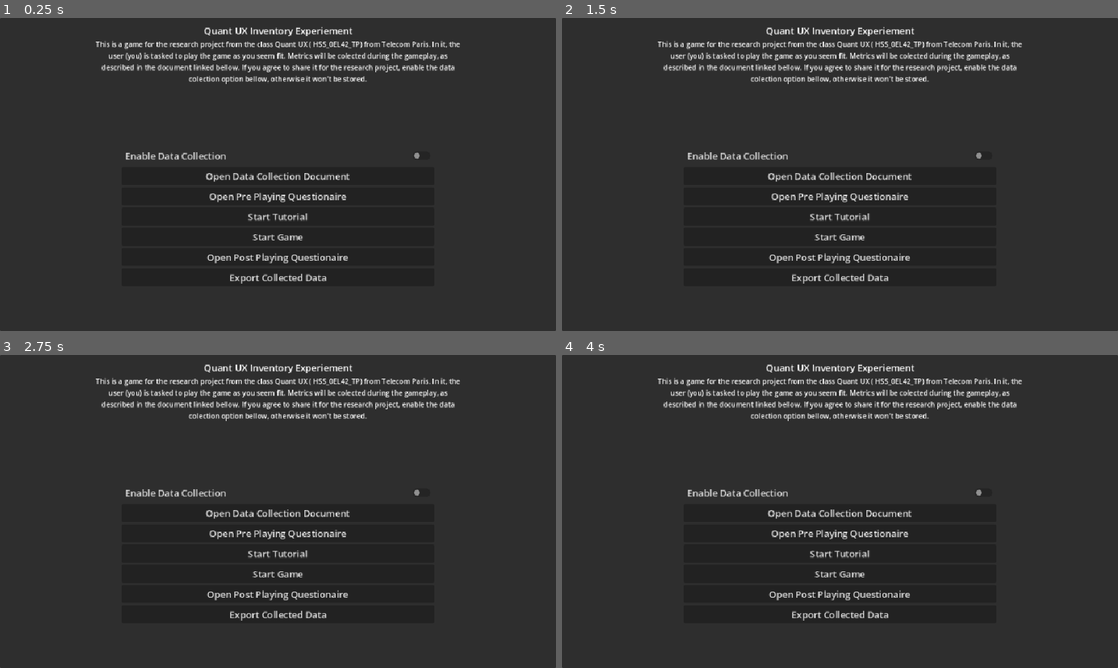
Above: before the commit, frames 1-4 (two rows, left to right).
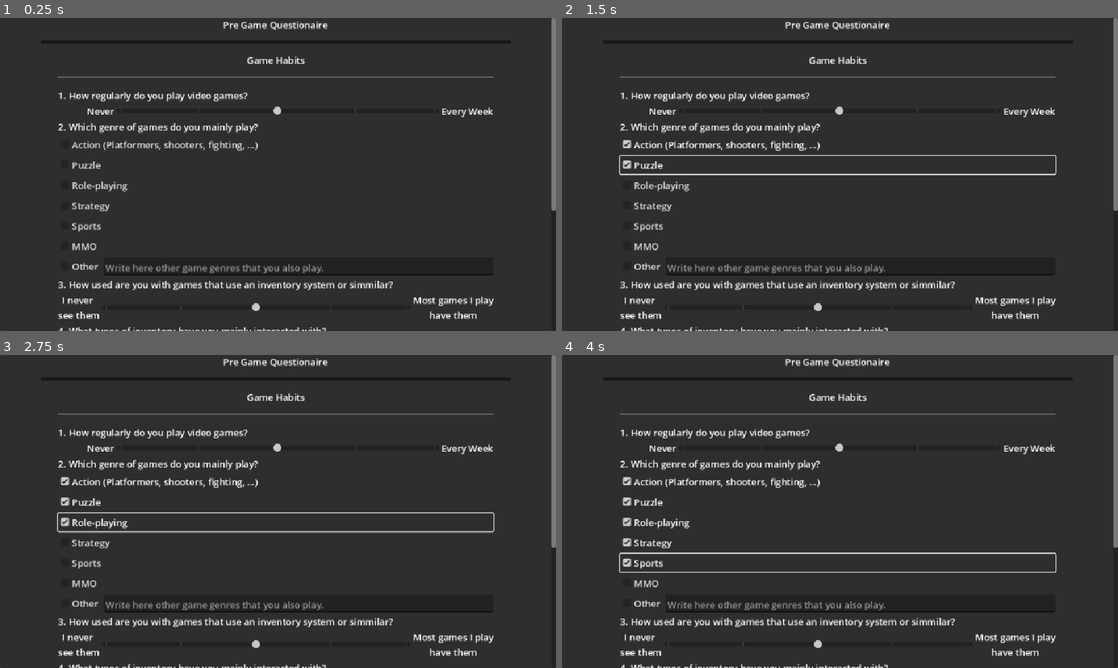
Above: after the commit, the same moments.

Repository: loco-choco/quantux-ui-experiment
Game: Godot game, scene res://scenes/mainmenu/pre_game_questionaire.tscn
Two runs of this game, one before a commit and one after it. Both use one fixed random seed, a clock stepped at 60 frames per second and the inputs below. Before the commit the project starts from res://scenes/main.tscn. The engine's default icon, where the game draws it, is replaced by a stand-in: a white triangle on a blue panel in a dark square.
Inputs (mouse positions are in pixels of both pictures, inside the frame that each line leads up to):
- Up to frame 1 (0.25 s): no input
- Up to frame 2 (1.5 s): click (840, 143) at 0.5 s, where only the run after the commit has a clickable "Action (Platformers, shooters…"; click (840, 165) at 1.25 s, where only the run after the commit has a clickable "Puzzle"
- Up to frame 3 (2.75 s): click (278, 520) at 2 s, where only the run after the commit has a clickable "Role-playing"
- Up to frame 4 (4 s): click (840, 542) at 2.75 s, where only the run after the commit has a clickable "Strategy"; click (840, 561) at 3.5 s, where only the run after the commit has a clickable "Sports"

The runs differ from the first frame. In frame 1, 10% of the frame differs, in the area x 10-100%, y 0-100%; in frame 2, 11%; in frame 3, 11%; in frame 4, 11%.

Commit message:
adding stuff to the pre-game questionaire

Diff:
--- a/project.godot
+++ b/project.godot
@@ -11,7 +11,7 @@
 [application]
 
 config/name="ui-experiment"
-run/main_scene="uid://dg2eoqojt8v1"
+run/main_scene="uid://d0x0cwmmnybk3"
 config/features=PackedStringArray("4.5", "Forward Plus")
 config/icon="res://assets/icon.svg"
 
--- a/scenes/mainmenu/pre_game_questionaire.tscn
+++ b/scenes/mainmenu/pre_game_questionaire.tscn
@@ -1,4 +1,25 @@
-[gd_scene format=3 uid="uid://d0x0cwmmnybk3"]
+[gd_scene load_steps=7 format=3 uid="uid://d0x0cwmmnybk3"]
+
+[sub_resource type="LabelSettings" id="LabelSettings_uxwsg"]
+font_size = 12
+
+[sub_resource type="StyleBoxLine" id="StyleBoxLine_uxwsg"]
+color = Color(0.099985994, 0.099985994, 0.099985994, 1)
+grow_begin = 30.0
+grow_end = 30.0
+thickness = 5
+
+[sub_resource type="StyleBoxLine" id="StyleBoxLine_affyc"]
+color = Color(0.3741394, 0.37413922, 0.37413922, 1)
+grow_begin = 0.0
+grow_end = 0.0
+thickness = 3
+
+[sub_resource type="StyleBoxEmpty" id="StyleBoxEmpty_affyc"]
+
+[sub_resource type="StyleBoxEmpty" id="StyleBoxEmpty_uxwsg"]
+
+[sub_resource type="StyleBoxEmpty" id="StyleBoxEmpty_n1i5c"]
 
 [node name="PreGameQuestionaire" type="PanelContainer"]
 anchors_preset = 15
@@ -7,54 +28,200 @@
 grow_horizontal = 2
 grow_vertical = 2
 
-[node name="MarginContainer" type="MarginContainer" parent="."]
-layout_mode = 2
-theme_override_constants/margin_left = 10
-theme_override_constants/margin_top = 10
-theme_override_constants/margin_right = 10
-theme_override_constants/margin_bottom = 10
-
-[node name="CenterContainer" type="CenterContainer" parent="MarginContainer"]
-layout_mode = 2
-
-[node name="ScrollContainer" type="ScrollContainer" parent="MarginContainer/CenterContainer"]
-layout_mode = 2
-
-[node name="VBoxContainer" type="VBoxContainer" parent="MarginContainer/CenterContainer/ScrollContainer"]
-layout_mode = 2
-
-[node name="MarginContainer" type="MarginContainer" parent="MarginContainer/CenterContainer/ScrollContainer/VBoxContainer"]
-layout_mode = 2
-theme_override_constants/margin_left = 200
-theme_override_constants/margin_right = 200
-
-[node name="VBoxContainer" type="VBoxContainer" parent="MarginContainer/CenterContainer/ScrollContainer/VBoxContainer/MarginContainer"]
-layout_mode = 2
-
-[node name="GameOver" type="Label" parent="MarginContainer/CenterContainer/ScrollContainer/VBoxContainer/MarginContainer/VBoxContainer"]
-layout_mode = 2
-text = "You died!
-Game Over!"
-horizontal_alignment = 1
-
-[node name="GameWon" type="VBoxContainer" parent="MarginContainer/CenterContainer/ScrollContainer/VBoxContainer/MarginContainer/VBoxContainer"]
-layout_mode = 2
-
-[node name="TextAbove" type="Label" parent="MarginContainer/CenterContainer/ScrollContainer/VBoxContainer/MarginContainer/VBoxContainer/GameWon"]
-layout_mode = 2
-text = "You won with"
-horizontal_alignment = 1
-
-[node name="Score" type="Label" parent="MarginContainer/CenterContainer/ScrollContainer/VBoxContainer/MarginContainer/VBoxContainer/GameWon"]
-layout_mode = 2
-text = "100"
-horizontal_alignment = 1
-
-[node name="TextBellow" type="Label" parent="MarginContainer/CenterContainer/ScrollContainer/VBoxContainer/MarginContainer/VBoxContainer/GameWon"]
-layout_mode = 2
-text = "points!"
-horizontal_alignment = 1
-
-[node name="Return" type="Button" parent="MarginContainer/CenterContainer/ScrollContainer/VBoxContainer/MarginContainer/VBoxContainer"]
-layout_mode = 2
-text = "Return to Menu"
+[node name="ScrollContainer" type="ScrollContainer" parent="."]
+layout_mode = 2
+horizontal_scroll_mode = 0
+vertical_scroll_mode = 2
+
+[node name="VBoxContainer" type="VBoxContainer" parent="ScrollContainer"]
+layout_mode = 2
+size_flags_horizontal = 3
+
+[node name="MarginContainer" type="MarginContainer" parent="ScrollContainer/VBoxContainer"]
+layout_mode = 2
+theme_override_constants/margin_left = 100
+theme_override_constants/margin_right = 100
+
+[node name="Questionaire" type="VBoxContainer" parent="ScrollContainer/VBoxContainer/MarginContainer"]
+layout_mode = 2
+
+[node name="Title" type="Label" parent="ScrollContainer/VBoxContainer/MarginContainer/Questionaire"]
+layout_mode = 2
+text = "Pre Game Questionaire"
+horizontal_alignment = 1
+
+[node name="Description" type="Label" parent="ScrollContainer/VBoxContainer/MarginContainer/Questionaire"]
+visible = false
+custom_minimum_size = Vector2(100, 0)
+layout_mode = 2
+text = "This questionaire will ask you about your"
+label_settings = SubResource("LabelSettings_uxwsg")
+horizontal_alignment = 1
+autowrap_mode = 2
+
+[node name="HSeparator" type="HSeparator" parent="ScrollContainer/VBoxContainer/MarginContainer/Questionaire"]
+layout_mode = 2
+theme_override_constants/separation = 30
+theme_override_styles/separator = SubResource("StyleBoxLine_uxwsg")
+
+[node name="GameHabits" type="VBoxContainer" parent="ScrollContainer/VBoxContainer/MarginContainer/Questionaire"]
+layout_mode = 2
+
+[node name="Title" type="Label" parent="ScrollContainer/VBoxContainer/MarginContainer/Questionaire/GameHabits"]
+layout_mode = 2
+text = "Game Habits"
+horizontal_alignment = 1
+
+[node name="HSeparator2" type="HSeparator" parent="ScrollContainer/VBoxContainer/MarginContainer/Questionaire/GameHabits"]
+layout_mode = 2
+theme_override_constants/separation = 30
+theme_override_styles/separator = SubResource("StyleBoxLine_affyc")
+
+[node name="Question1" type="Label" parent="ScrollContainer/VBoxContainer/MarginContainer/Questionaire/GameHabits"]
+layout_mode = 2
+text = "1. How regularly do you play video games?"
+
+[node name="PlayingFrequency" type="HBoxContainer" parent="ScrollContainer/VBoxContainer/MarginContainer/Questionaire/GameHabits"]
+layout_mode = 2
+
+[node name="Start" type="Label" parent="ScrollContainer/VBoxContainer/MarginContainer/Questionaire/GameHabits/PlayingFrequency"]
+layout_mode = 2
+text = "            Never"
+horizontal_alignment = 2
+
+[node name="GamingFrequency" type="HSlider" parent="ScrollContainer/VBoxContainer/MarginContainer/Questionaire/GameHabits/PlayingFrequency"]
+layout_mode = 2
+size_flags_horizontal = 3
+size_flags_vertical = 1
+theme_override_styles/grabber_area = SubResource("StyleBoxEmpty_affyc")
+theme_override_styles/grabber_area_highlight = SubResource("StyleBoxEmpty_uxwsg")
+min_value = -1.0
+max_value = 1.0
+step = 0.5
+tick_count = 5
+ticks_on_borders = true
+ticks_position = 3
+
+[node name="End" type="Label" parent="ScrollContainer/VBoxContainer/MarginContainer/Questionaire/GameHabits/PlayingFrequency"]
+layout_mode = 2
+text = "Every Week"
+
+[node name="Question2" type="Label" parent="ScrollContainer/VBoxContainer/MarginContainer/Questionaire/GameHabits"]
+layout_mode = 2
+text = "2. Which genre of games do you mainly play?"
+
+[node name="GameGenres" type="VBoxContainer" parent="ScrollContainer/VBoxContainer/MarginContainer/Questionaire/GameHabits"]
+layout_mode = 2
+
+[node name="Action" type="CheckBox" parent="ScrollContainer/VBoxContainer/MarginContainer/Questionaire/GameHabits/GameGenres"]
+layout_mode = 2
+text = "Action (Platformers, shooters, fighting, ...)"
+
+[node name="Puzzle" type="CheckBox" parent="ScrollContainer/VBoxContainer/MarginContainer/Questionaire/GameHabits/GameGenres"]
+layout_mode = 2
+text = "Puzzle"
+
+[node name="Role-playing" type="CheckBox" parent="ScrollContainer/VBoxContainer/MarginContainer/Questionaire/GameHabits/GameGenres"]
+layout_mode = 2
+text = "Role-playing"
+
+[node name="Strategy" type="CheckBox" parent="ScrollContainer/VBoxContainer/MarginContainer/Questionaire/GameHabits/GameGenres"]
+layout_mode = 2
+text = "Strategy"
+
+[node name="Sports" type="CheckBox" parent="ScrollContainer/VBoxContainer/MarginContainer/Questionaire/GameHabits/GameGenres"]
+layout_mode = 2
+text = "Sports"
+
+[node name="MMO" type="CheckBox" parent="ScrollContainer/VBoxContainer/MarginContainer/Questionaire/GameHabits/GameGenres"]
+layout_mode = 2
+text = "MMO"
+
+[node name="HBoxContainer" type="HBoxContainer" parent="ScrollContainer/VBoxContainer/MarginContainer/Questionaire/GameHabits/GameGenres"]
+layout_mode = 2
+
+[node name="Other" type="CheckBox" parent="ScrollContainer/VBoxContainer/MarginContainer/Questionaire/GameHabits/GameGenres/HBoxContainer"]
+layout_mode = 2
+text = "Other"
+
+[node name="TextEdit" type="TextEdit" parent="ScrollContainer/VBoxContainer/MarginContainer/Questionaire/GameHabits/GameGenres/HBoxContainer"]
+layout_mode = 2
+size_flags_horizontal = 3
+placeholder_text = "Write here other game genres that you also play."
+
+[node name="Question3" type="Label" parent="ScrollContainer/VBoxContainer/MarginContainer/Questionaire/GameHabits"]
+layout_mode = 2
+text = "3. How used are you with games that use an inventory system or simmilar?"
+
+[node name="InventoryUsed" type="HBoxContainer" parent="ScrollContainer/VBoxContainer/MarginContainer/Questionaire"]
+layout_mode = 2
+
+[node name="Start" type="Label" parent="ScrollContainer/VBoxContainer/MarginContainer/Questionaire/InventoryUsed"]
+layout_mode = 2
+text = "I never
+see them"
+horizontal_alignment = 1
+
+[node name="InventoryFrequency" type="HSlider" parent="ScrollContainer/VBoxContainer/MarginContainer/Questionaire/InventoryUsed"]
+layout_mode = 2
+size_flags_horizontal = 3
+size_flags_vertical = 1
+theme_override_styles/grabber_area = SubResource("StyleBoxEmpty_affyc")
+theme_override_styles/grabber_area_highlight = SubResource("StyleBoxEmpty_uxwsg")
+min_value = -1.0
+max_value = 1.0
+step = 0.5
+tick_count = 5
+ticks_on_borders = true
+ticks_position = 3
+
+[node name="End" type="Label" parent="ScrollContainer/VBoxContainer/MarginContainer/Questionaire/InventoryUsed"]
+layout_mode = 2
+text = "Most games I play
+have them"
+horizontal_alignment = 1
+
+[node name="Question4" type="Label" parent="ScrollContainer/VBoxContainer/MarginContainer/Questionaire"]
+layout_mode = 2
+text = "4. What types of inventory have you mainly interacted with?"
+
+[node name="InventoryTypes" type="VBoxContainer" parent="ScrollContainer/VBoxContainer/MarginContainer/Questionaire"]
+layout_mode = 2
+
+[node name="Grid" type="CheckBox" parent="ScrollContainer/VBoxContainer/MarginContainer/Questionaire/InventoryTypes"]
+layout_mode = 2
+text = "Grid (as in games like Minecraft, Arc Raiders, Hytale, Apex Legends)"
+
+[node name="List" type="CheckBox" parent="ScrollContainer/VBoxContainer/MarginContainer/Questionaire/InventoryTypes"]
+layout_mode = 2
+text = "List (as in games like Undertale, Deltarune, Project Zomboid) "
+
+[node name="VolumetricGrid" type="CheckBox" parent="ScrollContainer/VBoxContainer/MarginContainer/Questionaire/InventoryTypes"]
+layout_mode = 2
+text = "Volumetric Grid (as in games like Resident Evil, Dredge)"
+
+[node name="HBoxContainer" type="HBoxContainer" parent="ScrollContainer/VBoxContainer/MarginContainer/Questionaire/InventoryTypes"]
+layout_mode = 2
+
+[node name="Other" type="CheckBox" parent="ScrollContainer/VBoxContainer/MarginContainer/Questionaire/InventoryTypes/HBoxContainer"]
+layout_mode = 2
+text = "Other"
+
+[node name="TextEdit" type="TextEdit" parent="ScrollContainer/VBoxContainer/MarginContainer/Questionaire/InventoryTypes/HBoxContainer"]
+layout_mode = 2
+size_flags_horizontal = 3
+placeholder_text = "Write here other inventory types you have encountered."
+
+[node name="HSeparator3" type="HSeparator" parent="ScrollContainer/VBoxContainer/MarginContainer/Questionaire"]
+layout_mode = 2
+theme_override_constants/separation = 50
+theme_override_styles/separator = SubResource("StyleBoxEmpty_n1i5c")
+
+[node name="Finish" type="Button" parent="ScrollContainer/VBoxContainer/MarginContainer/Questionaire"]
+layout_mode = 2
+text = "Finish"
+
+[node name="HSeparator2" type="HSeparator" parent="ScrollContainer/VBoxContainer/MarginContainer/Questionaire"]
+layout_mode = 2
+theme_override_constants/separation = 100
+theme_override_styles/separator = SubResource("StyleBoxEmpty_n1i5c")
